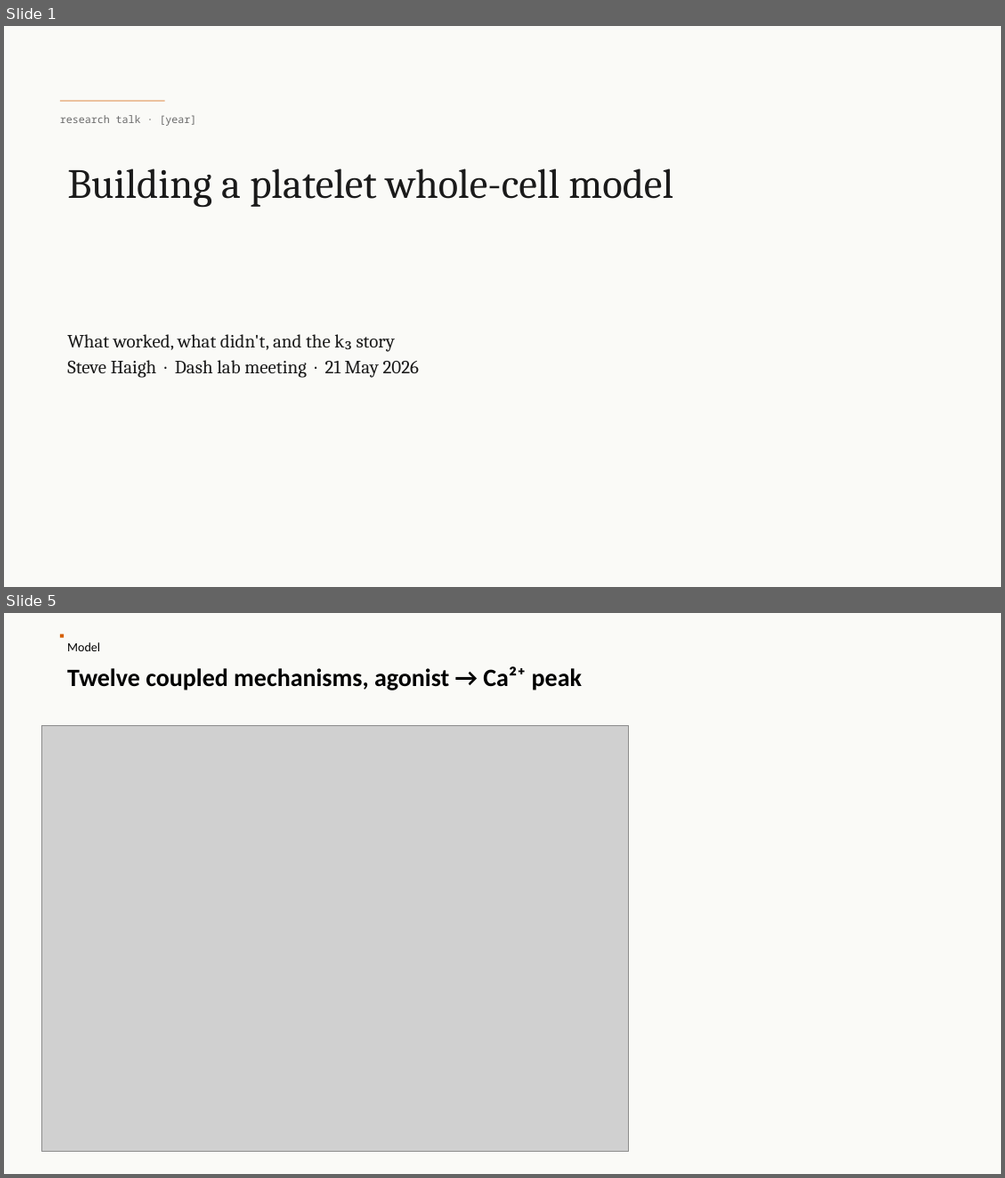
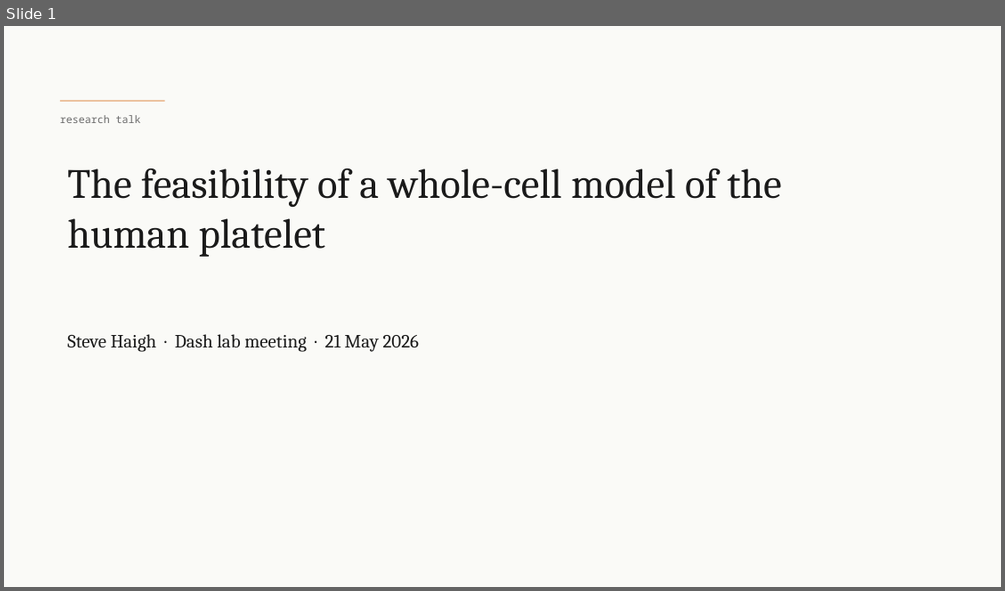
Before and after one commit to stevehaigh/platelet-wcm, a slide deck: reports/decks/lab-meeting-2026-05-14.pptx. Shown one above the other, each under a label of ours: slides 1 and 5 before the commit, slide 1 after it; the slides between them are not shown. The pictures are 1005x1178 and 1005x591 pixels, drawn with LibreOffice and Linux fonts; fonts in the diff are those of the drawing; grey boxes stand for pictures. Boxes give left, top, right and bottom in pixels: in the first picture for what was removed or moved away, otherwise in the second. Text is boxed around its words. In the diff, an @@ line names an element or a change of style, - is before the commit and + after.

```diff
--- a/reports/decks/lab-meeting-2026-05-14.pptx
+++ b/reports/decks/lab-meeting-2026-05-14.pptx
@@ slide 5 removed at (4,613,1001,1174), background #FAFAF7 @@
@@ rectangle removed at (60,634,64,638) @@
@@ text removed at (67,642,100,651) @@
-Model
@@ text removed at (67,666,582,690) @@
-Twelve coupled mechanisms, agonist → Ca²⁺ peak
@@ picture removed at (41,725,629,1151) @@
@@ slide 1 changed as well @@
@@ text at (60,115,141,123): text changed @@
-research talk · [year]
+research talk
@@ title at (67,168,782,257): text changed @@
-Building a platelet whole-cell model
+The feasibility of a whole-cell model of the human platelet
@@ text at (67,334,395,352): paragraph removed @@
-What worked, what didn't, and the k₃ story
```
Also in this commit, not shown: 4 other slides changed, 7 slides added, 2 other slides removed, 2 other files.
